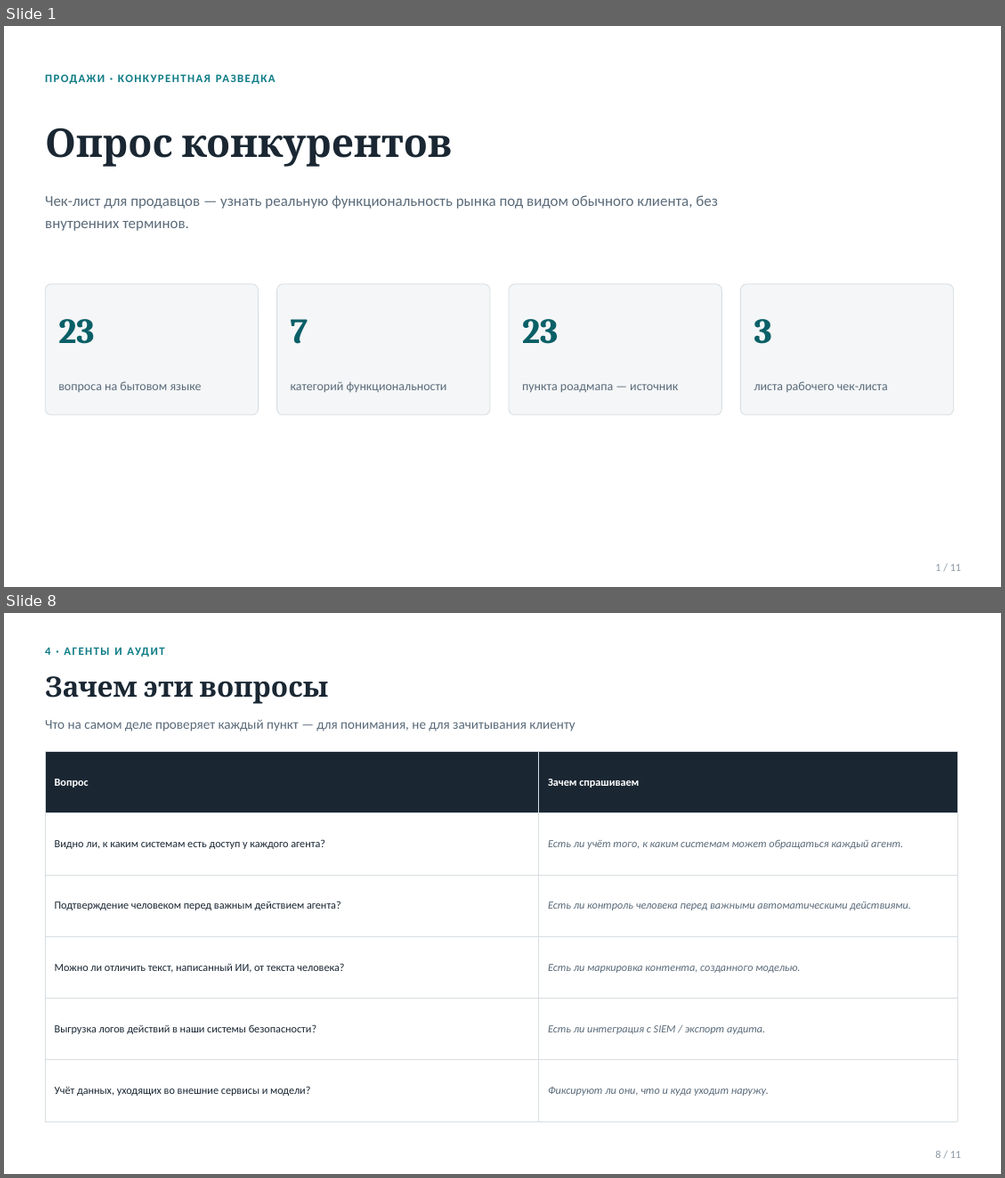
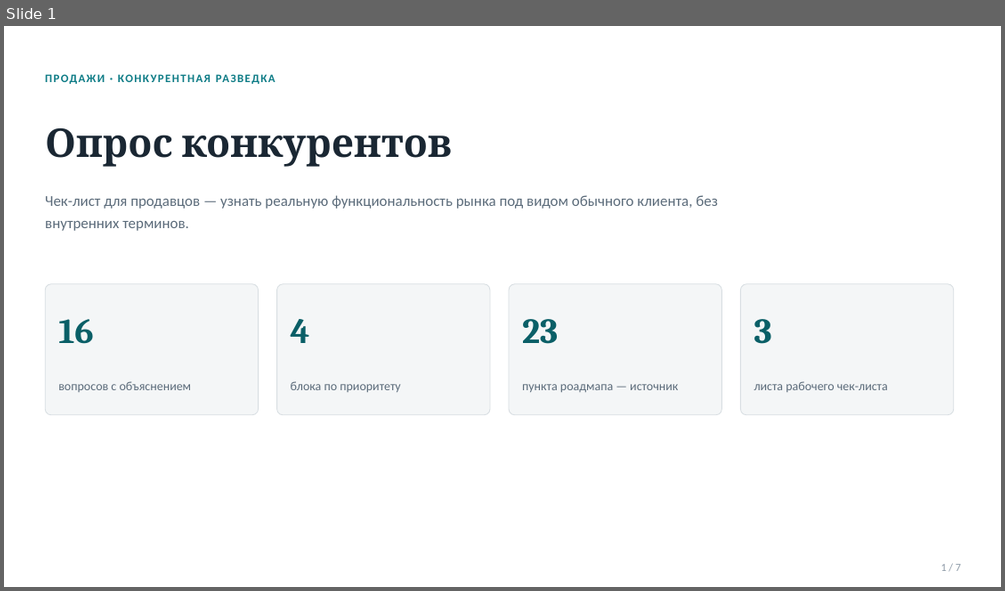
Before and after one commit to vladilslavandrosov-prog/job-RAG, a slide deck: docs/sales-enablement/opros-konkurentov-presentation.pptx. Shown one above the other, each under a label of ours: slides 1 and 8 before the commit, slide 1 after it; the slides between them are not shown. The pictures are 1005x1178 and 1005x591 pixels, drawn with LibreOffice and Linux fonts; fonts in the diff are those of the drawing. Boxes give left, top, right and bottom in pixels: in the first picture for what was removed or moved away, otherwise in the second. Text is boxed around its words. In the diff, an @@ line names an element or a change of style, - is before the commit and + after.

```diff
--- a/docs/sales-enablement/opros-konkurentov-presentation.pptx
+++ b/docs/sales-enablement/opros-konkurentov-presentation.pptx
@@ slide 8 removed at [4, 613, 1001, 1174], background #FFFFFF @@
@@ text removed at [45, 647, 121, 655] @@
-4 · АГЕНТЫ И АУДИТ
@@ text removed at [45, 676, 329, 704] @@
-Зачем эти вопросы
@@ text removed at [45, 720, 574, 731] @@
-Что на самом деле проверяет каждый пункт — для понимания, не для зачитывания клиенту
@@ table removed at [45, 751, 957, 1121], 6 rows, 2 columns @@
-Вопрос | Зачем спрашиваем
-Видно ли, к каким системам есть доступ у каждого агента? | Есть ли учёт того, к каким системам может обращаться каждый агент.
-Подтверждение человеком перед важным действием агента? | Есть ли контроль человека перед важными автоматическими действиями.
-Можно ли отличить текст, написанный ИИ, от текста человека? | Есть ли маркировка контента, созданного моделью.
-Выгрузка логов действий в наши системы безопасности? | Есть ли интеграция с SIEM / экспорт аудита.
-Учёт данных, уходящих во внешние сервисы и модели? | Фиксируют ли они, что и куда уходит наружу.
@@ text removed at [935, 1151, 961, 1158] @@
-8 / 11
@@ slide 1 changed as well @@
@@ text at [58, 319, 93, 344]: text changed @@
-23
+16
@@ text at [291, 319, 310, 343]: text changed @@
-7
+4
@@ text at [58, 381, 192, 392]: text changed @@
-вопроса на бытовом языке
+вопросов с объяснением
@@ text at [291, 381, 400, 392]: text changed @@
-категорий функциональности
+блока по приоритету
@@ text at [941, 564, 961, 571]: text changed @@
-1 / 11
+1 / 7
```
Also in this commit, not shown: 3 other slides changed, 3 slides added, 6 other slides removed, 1 other file.
